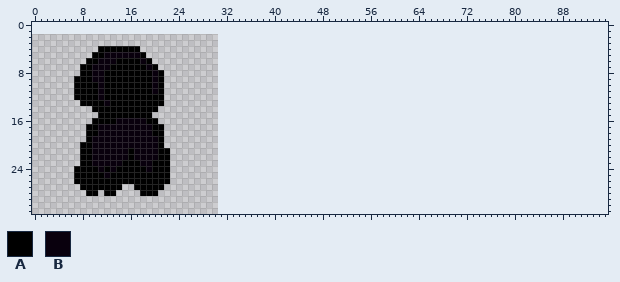
One commit to this sprite sheet: Output/Assets/Textures/Player/power_2.png. Above: the version before the commit.
The file is 32x32 pixels. Colours within 5 levels of each other are drawn and written as one. The old version is drawn lined up with the new one, on the new canvas.
Palette (. is transparent): A #000000  B #09000d
Pixels before (only the part around the change), first column x 0:
 0 ................................................................................................
 1 ................................................................................................
 2 ................................................................................................
 3 ................................................................................................
 4 ...........AAAAAAA..............................................................................
 5 ..........AABBBBBBA.............................................................................
 6 .........AABBBAAAABA............................................................................
 7 ........AABBBAAAAAABA...........................................................................
 8 ........AABBAAAAAAAABA..........................................................................
 9 .......AAABBAAAAAAAABA..........................................................................
10 .......AAAABAAAAAAAABA..........................................................................
11 .......AAAABAAAAAAAABA..........................................................................
12 .......AAAABAAAAAAAAAA..........................................................................
13 ........AAAABAAAAAAAAA..........................................................................
14 ..........AAAAAAAAAAA...........................................................................
15 ...........AAAAAAAAA............................................................................
16 ..........AAAABBBBBAA...........................................................................
17 .........AABBBBBBBBBAA..........................................................................
18 .........AABBBBBBBBBAA..........................................................................
19 .........ABBBBBBBBBBBA..........................................................................
20 ........AABBBBBBBBBBBA..........................................................................
21 ........AABBBBBBABBBBAA.........................................................................
22 ........AABBBBBBABBBBAA.........................................................................
23 ........AABBBBBAAABBAAA.........................................................................
24 .......AAAABABAAAAABAAA.........................................................................
25 .......AAAAABAAAAAAAAAA.........................................................................
26 .......AAAAAAAAAAAAAAAA.........................................................................
27 ........AAAAAAA..AAAAA..........................................................................
28 .........AA.AA....AAA...........................................................................
29 ................................................................................................
30 ................................................................................................
31 ................................................................................................
The result:
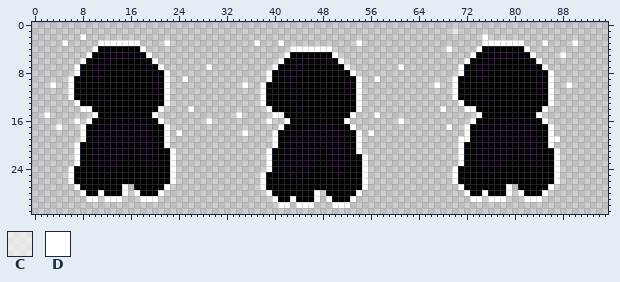
Colours new in this view: C #ffffff9b  D #ffffff
Commit: Agregadas animaciones a los power ups
Changes in this commit:
canvas 32x32 -> 96x32, the old top-left corner now at -1,2 (the part of the old canvas that was cut away was empty and is not shown)
Changed rows in their new state; - is an unchanged pixel.
first column x 2:
 1 --------------------------------------------------------------------C--------------------
 2 ------D------------------------------------------------------------------D---------------
 3 ---D-----DDDDDDD----D--------------D---D------------D--------------------DDDDDDD---D----D
 4 --------D-------D------------------------DDDDDDD-------------------D----DAAAAAAAD--------
 5 -------D---------D----------------------DAAAAAAAD----------------------DAABBBBBBAD----D--
 6 ------D-----------D--------------------DAABBBBBBAD--------------------DAABBBAAAABAD------
 7 -----D-------------D-------D----------DAABBBAAAABAD--------D---------DAABBBAAAAAABAD-----
 8 -----D--------------D----------------DAABBBAAAAAABAD-----------------DAABBAAAAAAAABAD----
 9 ----D---------------D--D-------------DAABBAAAAAAAABAD--D------------DAAABBAAAAAAAABAD----
10 -D--D---------------D------------D--DAAABBAAAAAAAABAD------------D--DAAAABAAAAAAAABAD--D-
11 ----D---------------D---------------DAAAABAAAAAAAABAD---------------DAAAABAAAAAAAABAD----
12 ----D---------------D---------------DAAAABAAAAAAAABAD---------------DAAAABAAAAAAAAAAD----
13 -----D--------------D---------------DAAAABAAAAAAAAAAD----------------DAAAABAAAAAAAAAD----
14 ------DD-----------D----D------------DAAAABAAAAAAAAAD-------------D---DDAAAAAAAAAAAD-----
15 D-------D---------D-------------D-----DDAAAAAAAAAAAD---D----------------DAAAAAAAAAD------
16 -----D-D-----------D-------D---------D--DAAAAAAAAAD--------D-----------DAAAABBBBBAAD-----
17 --D---D-------------D------------------DAAAABBBBBAAD---------------D--DAABBBBBBBBBAAD----
18 ------D-------------D-D----------D----DAABBBBBBBBBAAD-D---------------DAABBBBBBBBBAAD----
19 ------D-------------D-----------------DAABBBBBBBBBAAD----------------DDABBBBBBBBBBBADD---
20 -----D--------------D-----------------DABBBBBBBBBBBAD----------------DAABBBBBBBBBBBAD----
21 -----D---------------D---------------DAABBBBBBBBBBBAD----------------DAABBBBBBABBBBAAD---
22 -----D---------------D---------------DAABBBBBBABBBBAAD---------------DAABBBBBBABBBBAAD---
23 -----D---------------D---------------DAABBBBBBABBBBAAD---------------DAABBBBBAAABBAAAD---
24 ----D----------------D---------------DAABBBBBAAABBAAAD--------------DAAAABABAAAAABAAAD---
25 ----D----------------D--------------DAAAABABAAAAABAAAD--------------DAAAAABAAAAAAAAAAD---
26 ----D----------------D--------------DAAAAABAAAAAAAAAAD--------------DAAAAAAAAAAAAAAAAD---
27 -----D-------D------D---------------DAAAAAAAAAAAAAAAAD---------------DAAAAAAAD-AAAAAD----
28 ------D--D--AD-D---D-----------------DAAAAAAAD-AAAAAD-----------------DAADAAAD-DAAAD-----
29 -------DD-DDD---DDD-------------------DAADAAAD-DAAAD-------------------DD-DDD---DDD------
30 ---------------------------------------DD-DDD---DDD--------------------------------------
Changed places in both pictures, as pixel boxes (x1, y1, x2, y2):
added: (434, 28, 578, 202)
added: (44, 34, 212, 202)
added: (236, 40, 404, 208)
